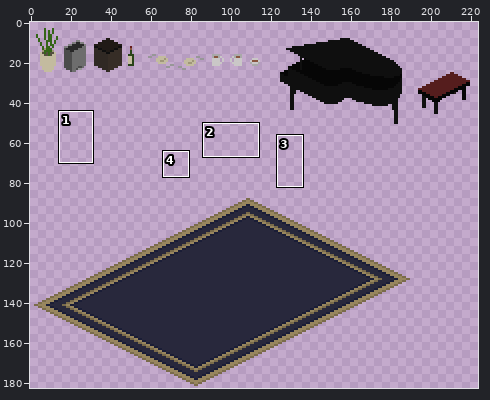
Sprite sheet: Spooktoberween/Assets/Sprites/Things/Furniture/Decor.png. Above, an overview of the earlier version with the close-up marked.
Close-up. Before the edit:
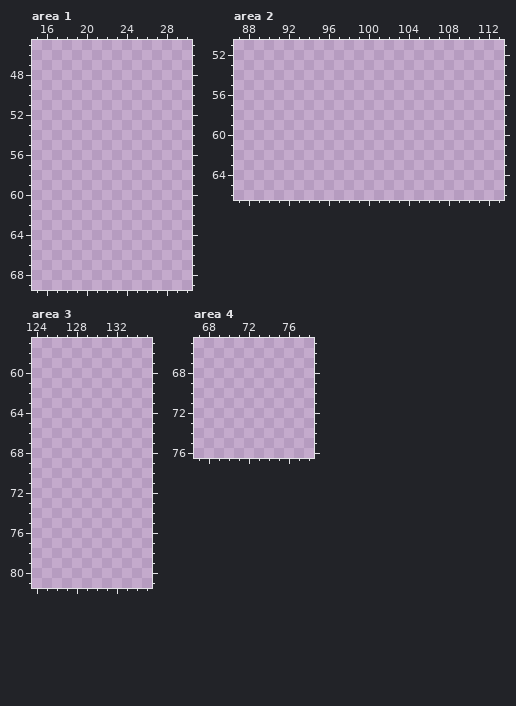
The file is 353x183 pixels. Colours within 5 levels of each other are drawn and written as one. Shown: area 1: x 15..30, y 45..69; area 2: x 87..113, y 51..66; area 3: x 124..135, y 57..81; area 4: x 67..78, y 65..76. The wide view leaves out empty margins. The commit also changed other parts of the picture, which this record leaves out.
Palette (. is transparent): 
Once edited:
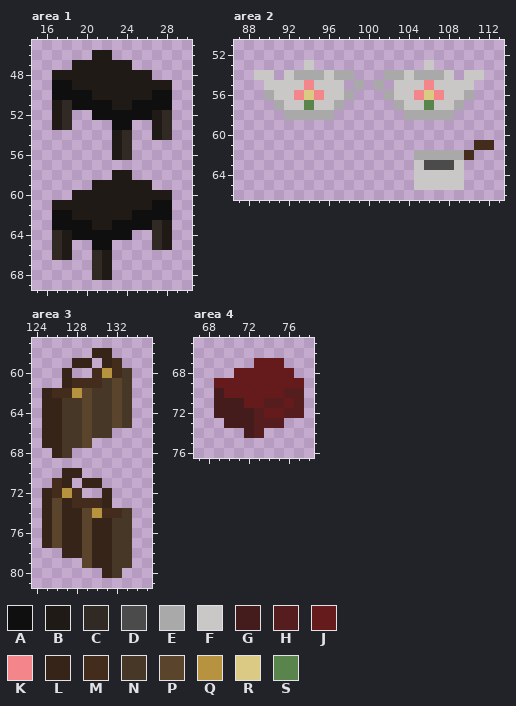
Colours new in this view: A #0f0f0f  B #201a16  C #302924  D #4b4b4b  E #a9a9a9  F #cac7c7  G #441c1c  H #551d1d  J #651b1b  K #f4858b  L #362419  M #442c1c  N #463727  P #5b442c  Q #b79340  R #daca84  S #59844c
The exact change:
Area 1:
y 46: x 21..22 .. -> BB
y 47: x 19..24 ...... -> BBBBBB
y 48: x 17..26 .......... -> BBBBBBBBBB
y 49: x 17..28 ............ -> AABBBBBBBBBB
y 50: x 17..28 ............ -> AAAABBBBBBAA
y 51: x 17..28 ............ -> BCAAAABBAAAA
y 52: x 17..18 .. -> BC; x 21..28 ........ -> AAAAAABC
y 53: x 17..18 .. -> BC; x 23..24 .. -> AA; x 27..28 .. -> BC
y 54: x 23..24 .. -> BC; x 27..28 .. -> BC
y 55..56: x 23..24 .. -> BC
y 58: x 23..24 .. -> BB
y 59: x 21..26 ...... -> BBBBBB
y 60: x 19..28 .......... -> BBBBBBBBBB
y 61: x 17..28 ............ -> BBBBBBBBBBAA
y 62: x 17..28 ............ -> AABBBBBBAAAA
y 63: x 17..28 ............ -> AAAABBAAAACB
y 64: x 17..24 ........ -> CBAAAAAA; x 27..28 .. -> CB
y 65: x 17..18 .. -> CB; x 21..22 .. -> AA; x 27..28 .. -> CB
y 66: x 17..18 .. -> CB; x 21..22 .. -> CB
y 67..68: x 21..22 .. -> CB
Area 2:
y 53: x 94 . -> F; x 106 . -> F
y 54: x 89..90 .. -> FF; x 92..98 ....... -> FEEEFEE; x 102..108 ....... -> EEFEEEF; x 110..111 .. -> FF
y 55: x 90..97 ........ -> FFFFKFFF; x 99 . -> E; x 101 . -> E; x 103..110 ........ -> FFFKFFFF
y 56: x 90..98 ......... -> EFFKRKFFE; x 102..110 ......... -> EFFKRKFFE
y 57: x 91..97 ....... -> EFFSFFE; x 103..109 ....... -> EFFSFFE
y 58: x 92..96 ..... -> EEEEE; x 104..108 ..... -> EEEEE
y 61: x 111..112 .. -> MM
y 62: x 105..110 ...... -> EEEEEM
y 63: x 105..109 ..... -> FDDDF
y 64..65: x 105..109 ..... -> FFFFF
Area 3:
y 58: x 130..131 .. -> LL
y 59: x 128..129 .. -> LL; x 131..132 .. -> LM
y 60: x 127 . -> L; x 130..133 .... -> MQMN
y 61: x 127..133 ....... -> LMMMNPN
y 62: x 125..133 ......... -> LMMQPNNPN
y 63..65: x 125..133 ......... -> LLNNPNNPN
y 66: x 125..131 ....... -> LLNNPNN
y 67: x 125..129 ..... -> LLNNP
y 68: x 126..127 .. -> LN
y 70: x 127..128 .. -> LL
y 71: x 126..127 .. -> ML; x 129..130 .. -> LL
y 72: x 125..128 .... -> LMQM; x 131 . -> L
y 73: x 125..131 ....... -> LPLMMML
y 74: x 125..133 ......... -> LPLLPQMMN
y 75..77: x 125..133 ......... -> LPLLPLLNN
y 78: x 127..133 ....... -> LLPLLNN
y 79: x 129..133 ..... -> PLLNN
y 80: x 131..132 .. -> LN
Area 4:
y 67: x 73..75 ... -> JJJ
y 68: x 71..76 ...... -> JJJJJJ
y 69: x 69..77 ......... -> JJJJJJJJJ
y 70: x 69..77 ......... -> GJJJJJJHH
y 71: x 69..77 ......... -> GGGJJHHJH
y 72: x 69..77 ......... -> GGGGHJJHH
y 73: x 70..75 ...... -> GGGHHH
y 74: x 72..73 .. -> GH
Pixel boxes of the changes (left, top, right, bottom) in both close-ups:
added: (52, 50, 172, 280)
added: (254, 60, 494, 190)
added: (42, 348, 132, 578)
added: (214, 358, 304, 438)
